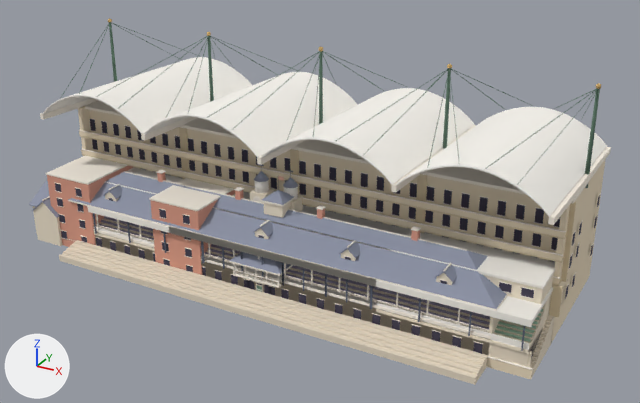
One commit to the glTF model assets/models/architecture/rowley_stands.glb: the scene before it, then after it.
Rendered twice from a camera (50 mm lens) standing at (86.2, -131.4, 89.6) and looking at (3.6, 18.7, 14.5). The axes (+X, +Y, +Z) are drawn at lower left. The lights are the same throughout. The picture after the commit comes second. Vertices at exactly the same position are counted once.

In view in the first picture: 'millennium_stand', 'rowley_end', 'rowley_stand', 'rowley_wing', 'victorian_pavilion', 'victorian_stand'.
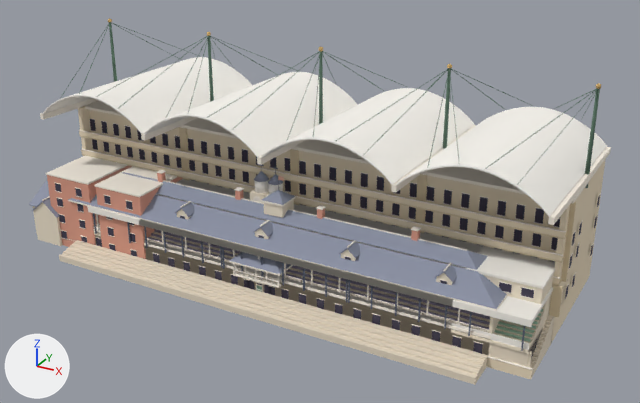
The change, as a diff of the scene's bpy script:
```diff
--- a/assets/models/architecture/rowley_stands.glb.py
+++ b/assets/models/architecture/rowley_stands.glb.py
@@ me_rowley_end @@
 # used by ob_rowley_end; location = (0.0, 0.0, 0.0)
-me_rowley_end.from_pydata(...)  # 823 vertices, 1292 faces; spans x -26.4..26.4, y -1.3..19.2, z -1.0..24.2
+me_rowley_end.from_pydata(...)  # 1047 vertices, 1628 faces; spans x -41.2..41.2, y -1.3..19.2, z -1.0..24.2
+# me_rowley_end part 1: the loose piece of 8 vertices spanning x -23.8..-22.2, y -0.4, z 1.0..2.8 is moved by (-8.9, 0.0, 0.0)
+# me_rowley_end part 2: the loose piece of 8 vertices spanning x -23.8..-22.2, y -0.4, z 5.0..6.8 is moved by (-14.8, 0.0, -4.0)
+# me_rowley_end part 3: the loose piece of 8 vertices spanning x -23.8..-22.2, y -0.4, z 9.0..10.8 is moved by (-8.9, 0.0, -4.0)
+# me_rowley_end part 4: a new loose piece, a box spanning x -38.65..-37.05, y -0.45..-0.38, z 5.0..6.8, in mat_rm_glass (greyish purple #3f3a4d)
+# me_rowley_end part 5: the loose piece of 8 vertices spanning x -23.8..-22.2, y -0.4, z 12.6..14.4 is moved by (-8.9, 0.0, -3.6)
+# me_rowley_end part 6: the loose piece of 8 vertices spanning x -17.8..-16.2, y -0.4, z 12.6..14.4 is moved by (-14.9, 0.0, 0.0)
+# me_rowley_end part 7: a new loose piece, a box spanning x -38.65..-37.05, y -0.45..-0.38, z 12.6..14.4, in mat_rm_glass (greyish purple #3f3a4d)
+# me_rowley_end part 8: the loose piece of 40 vertices spanning x -14.0..26.0, y 0.0..8.6, z -1.0..7.8 is scaled about its middle by (1.74, 1, 1)
+# me_rowley_end part 9: the loose piece of 47 vertices spanning x -26.0..26.3, y -1.3..18.0, z -1.0..14.3 is rebuilt with 47 vertices and now spans x -40.8..41.2, y -1.3..18.0, z -1.0..14.3
+# me_rowley_end part 10: 45 loose pieces with 424 vertices, spanning x -26.1..26.2, y -0.8..19.2, z -1.0..24.2, are deleted
+# me_rowley_end part 11: 4 vertices removed from x 3.0, y 9.0..12.6, z 14.8..18.0; 532 vertices added at x -41.0..41.0, y -0.8..19.2, z -1.0..24.2
+# other edits to the shape of me_rowley_end do not show in these pictures
 me_rowley_end.materials.append(mat_rm_glass)
```

Where the change shows, as pixel boxes (x1, y1, x2, y2) in the pictures (640 x 403 px; the box of a moved part takes in the faces that stretch with it):
'rowley_end', reshaped (49% wider, 18% taller)
    before: (149, 169, 409, 321)
    after: (94, 166, 483, 345)
part 1 of me_rowley_end, moved or reshaped
    before: (163, 259, 170, 266)
    after: (131, 250, 137, 257)
part 2 of me_rowley_end, moved or reshaped
    before: (162, 242, 169, 251)
    after: (109, 244, 116, 251)
part 3 of me_rowley_end, moved or reshaped (not visible before)
    after: (130, 234, 136, 242)
part 4 of me_rowley_end, added
    after: (107, 227, 114, 236)
part 5 of me_rowley_end, moved or reshaped (not visible afterwards)
    before: (159, 209, 166, 218)
part 6 of me_rowley_end, moved or reshaped
    before: (183, 215, 190, 224)
    after: (126, 201, 133, 210)
part 7 of me_rowley_end, added
    after: (104, 195, 111, 204)
part 8 of me_rowley_end, moved or reshaped (mostly hidden)
    before: (202, 265, 376, 321)
    after: (146, 250, 451, 345)
part 9 of me_rowley_end, rebuilt
    before: (196, 234, 376, 311)
    after: (141, 220, 453, 332)
part 10 of me_rowley_end, deleted
    before: (149, 169, 409, 308)
part 11 of me_rowley_end, built on
    before: (291, 195, 303, 211)
    after: (94, 166, 483, 329)
